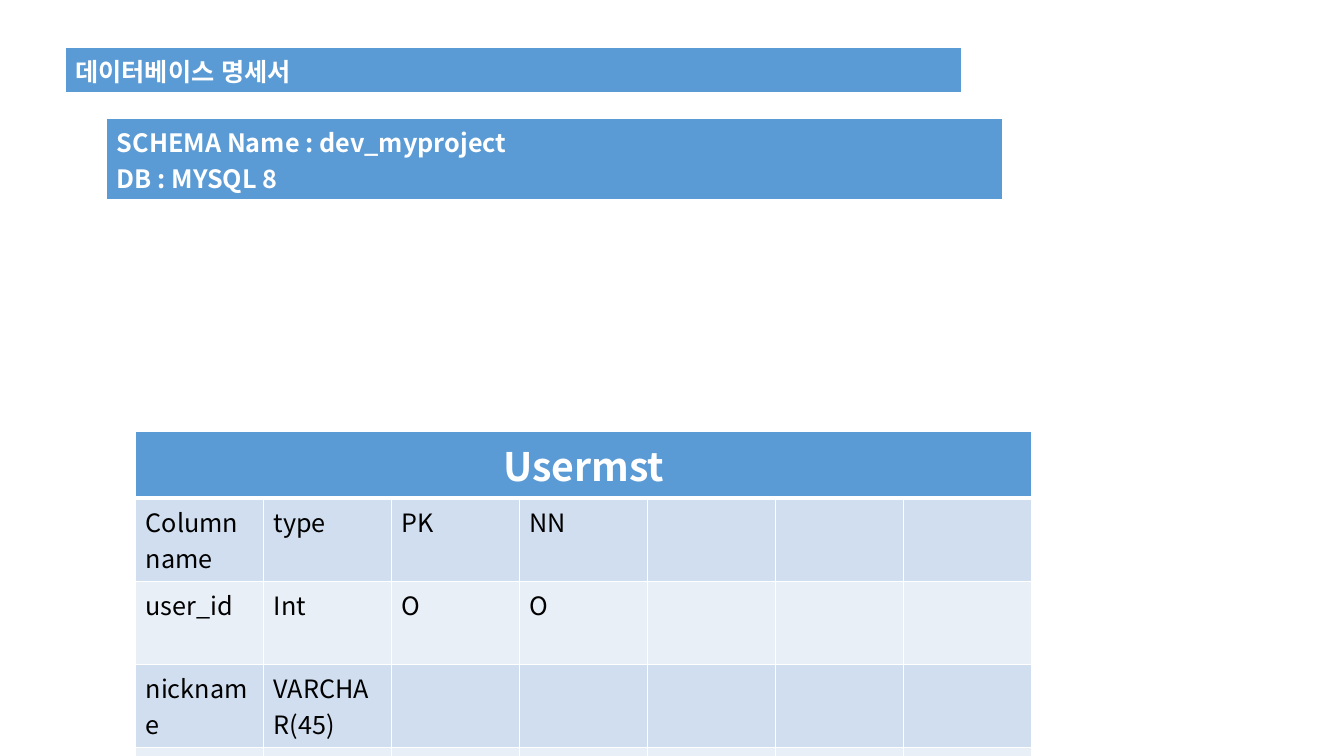
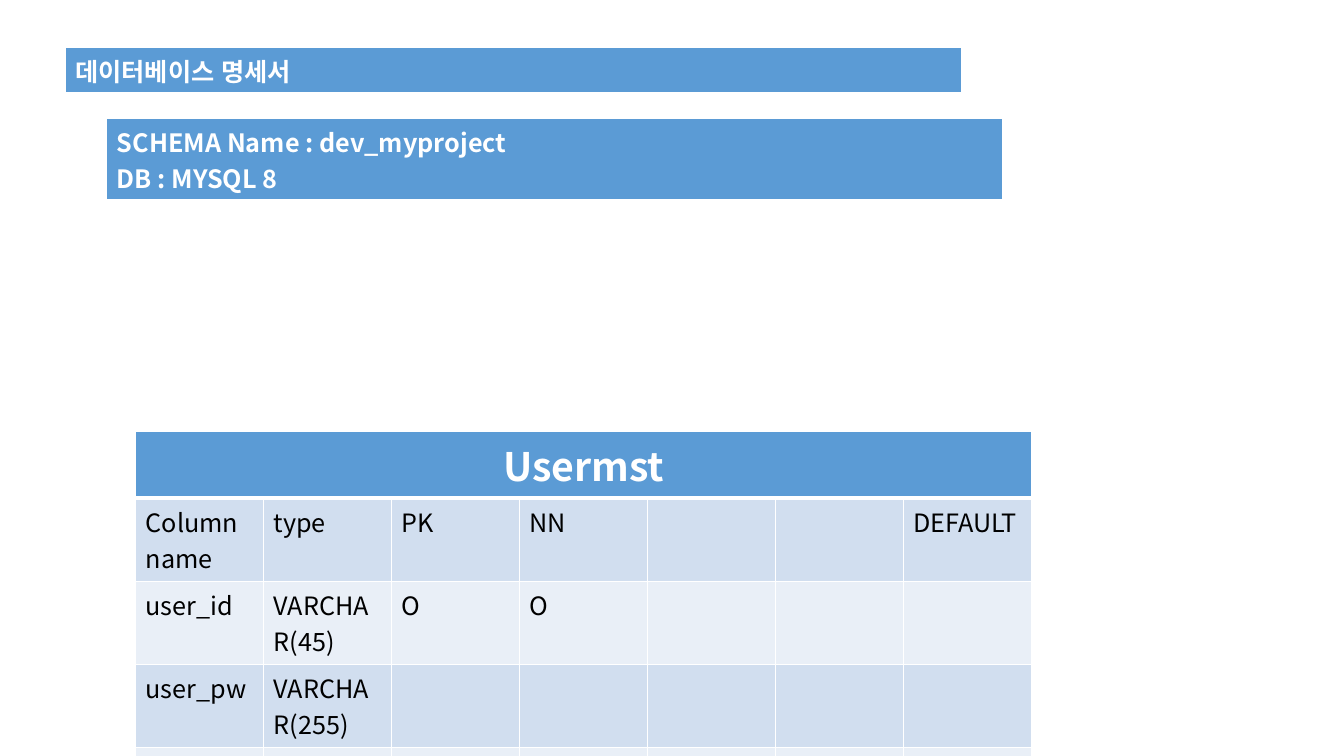
Before and after one commit to JJM-Study/Spring_L_Project, a slide deck: slide 2 of doc/project design.pptx. Drawn at 1344x756 pixels with LibreOffice and Linux fonts; fonts in the diff are those of the drawing. Boxes give left, top, right and bottom in pixels: in the first picture for what was removed or moved away, otherwise in the second. Text is boxed around its words. In the diff, an @@ line names an element or a change of style, - is before the commit and + after.

```diff
--- a/doc/project design.pptx
+++ b/doc/project design.pptx
@@ table at (136,432,1032,756) @@
-row 2: Column name | type | PK | NN |  |  | 
-row 3: user_id | Int | O | O |  |  | 
+row 2: Column name | type | PK | NN |  |  | DEFAULT
+row 3: user_id | VARCHAR(45) | O | O |  |  | 
+row 4: user_pw | VARCHAR(255) |  |  |  |  | 
+row 6: roles | VARCHAR(45) |  |  |  |  | 
+row 9: Created_at | TIMESTAMP |  |  |  |  | CURRENT_TIMESTAMP
+row 10:  |  |  |  |  |  | 
```
Also in this commit, not shown: 11 other files.
